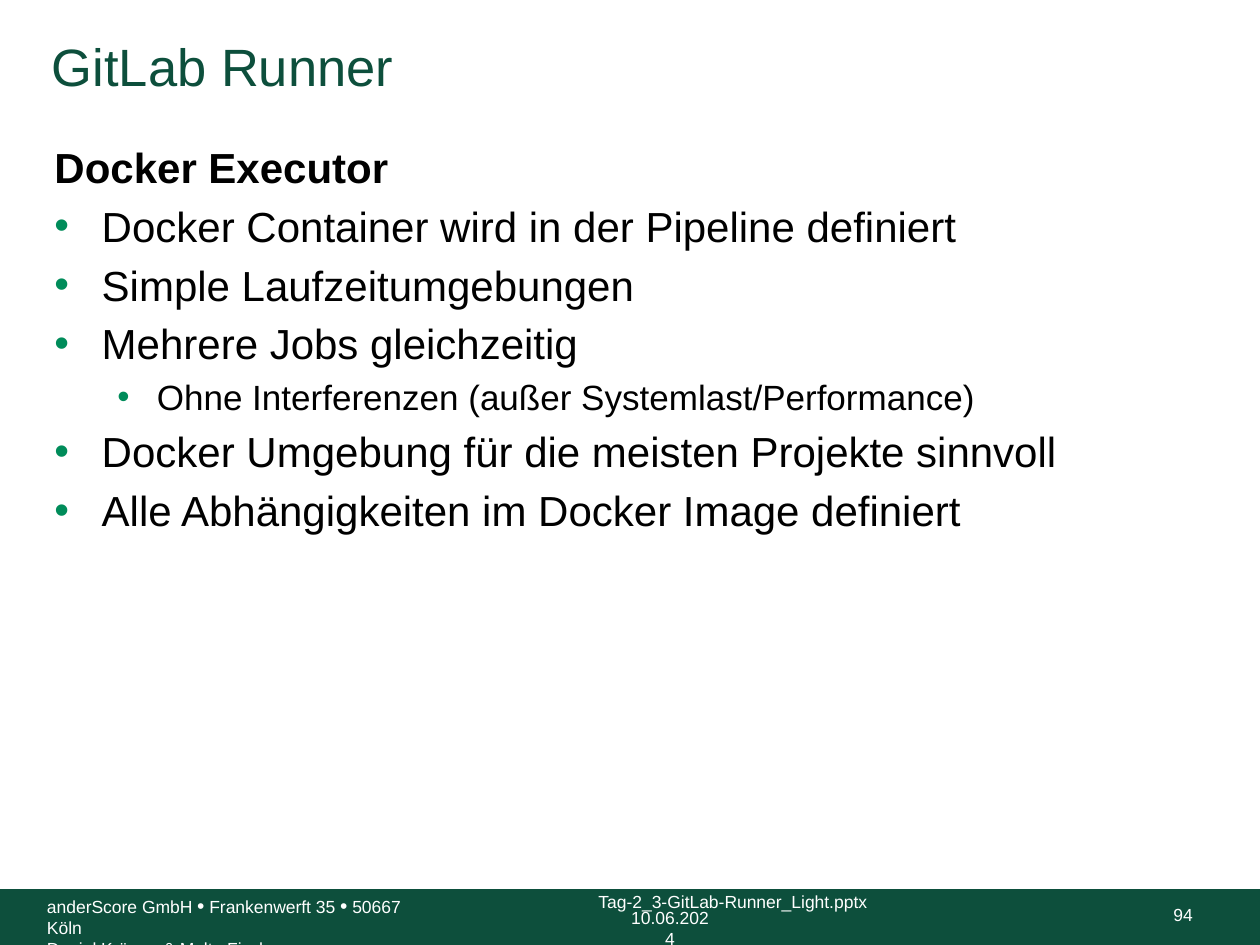
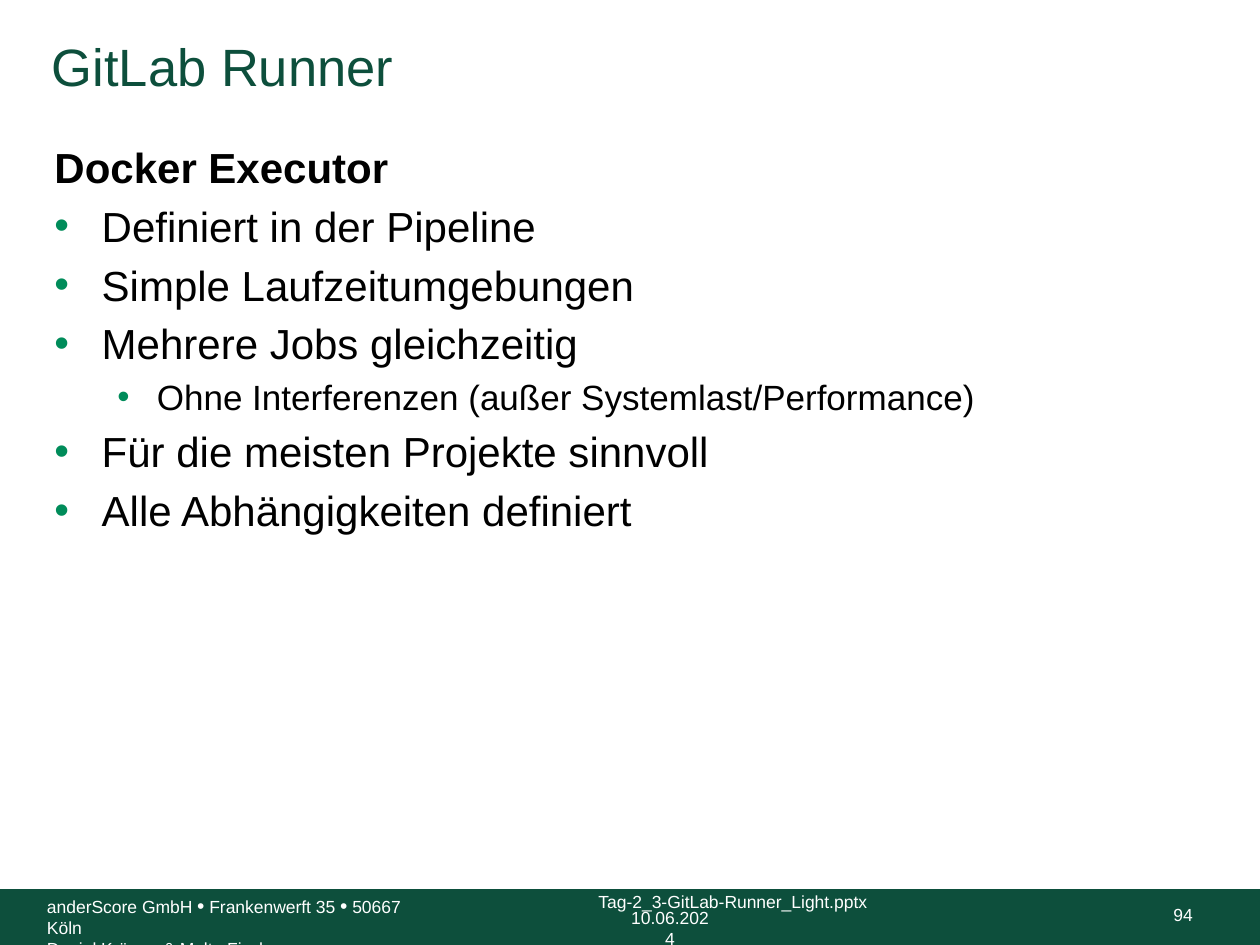
Before and after one commit to anderscore-gmbh/gitlab, a slide deck: slide 94 of slides/Tag-2_3-GitLab-Runner_Light.pptx. Drawn at 1260x945 pixels with LibreOffice and Linux fonts; fonts in the diff are those of the drawing; background and template pictures are left out. Boxes give left, top, right and bottom in pixels: in the first picture for what was removed or moved away, otherwise in the second. Text is boxed around its words. In the diff, an @@ line names an element or a change of style, - is before the commit and + after.

```diff
--- a/slides/Tag-2_3-GitLab-Runner_Light.pptx
+++ b/slides/Tag-2_3-GitLab-Runner_Light.pptx
@@ text at [102,211,535,250]: text changed @@
-• Docker Container wird in der Pipeline definiert
+• Definiert in der Pipeline
@@ text at [102,436,708,534]: text changed @@
-• Docker Umgebung für die meisten Projekte sinnvoll
-• Alle Abhängigkeiten im Docker Image definiert
+• Für die meisten Projekte sinnvoll
+• Alle Abhängigkeiten definiert
```
Also in this commit, not shown: 67 other slides changed.
